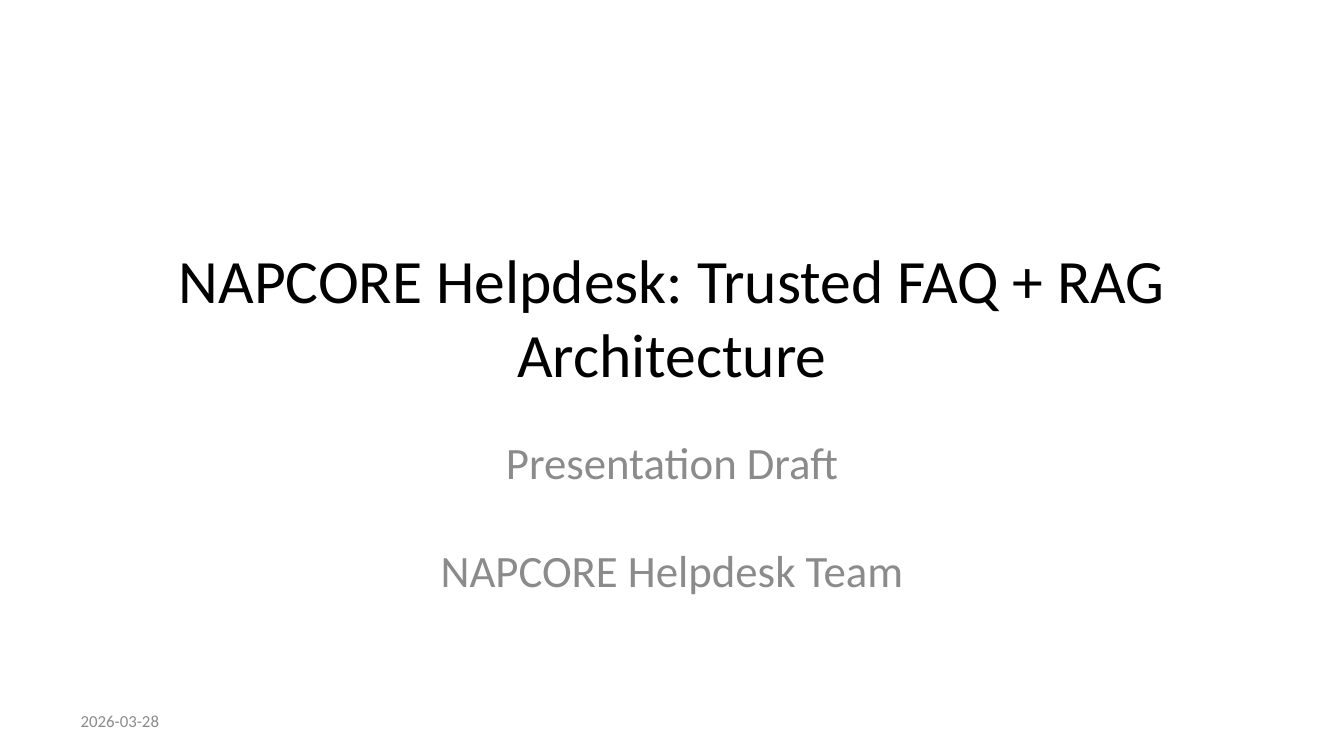
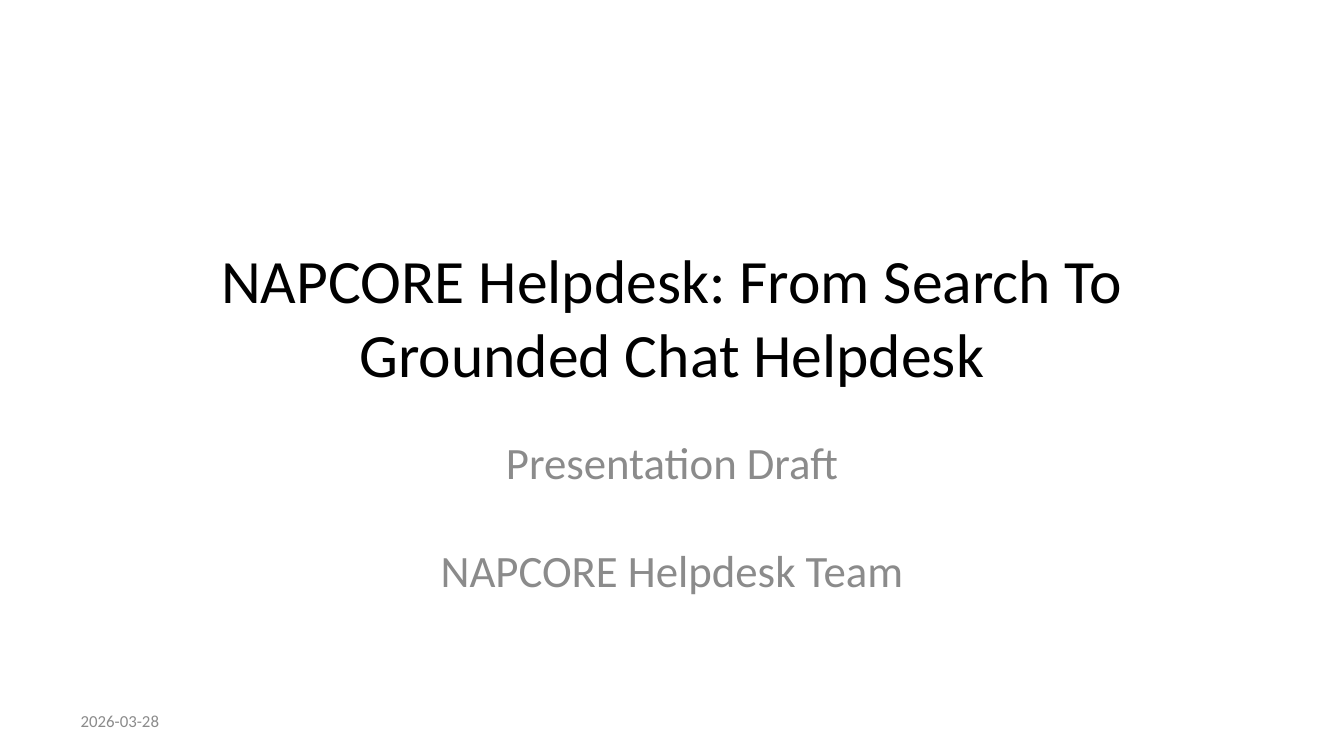
Before and after one commit to UM-KGPI/NapcoreHelpdesk, a slide deck: slide 1 of dist/napcore-helpdesk-presentation.pptx. Drawn at 1344x756 pixels with LibreOffice and Linux fonts; fonts in the diff are those of the drawing. Boxes give left, top, right and bottom in pixels: in the first picture for what was removed or moved away, otherwise in the second. Text is boxed around its words. In the diff, an @@ line names an element or a change of style, - is before the commit and + after.

Commit message:
feat(helpdesk): add chat UX, llm-ready flow, docs, and updated slides

```diff
--- a/dist/napcore-helpdesk-presentation.pptx
+++ b/dist/napcore-helpdesk-presentation.pptx
@@ title at <box>221,260,1122,387</box>: text changed @@
-NAPCORE Helpdesk: Trusted FAQ + RAG Architecture
+NAPCORE Helpdesk: From Search To Grounded Chat Helpdesk
```
Also in this commit, not shown: 7 other slides changed, 5 slides added, 1 slide removed, 36 other files.
